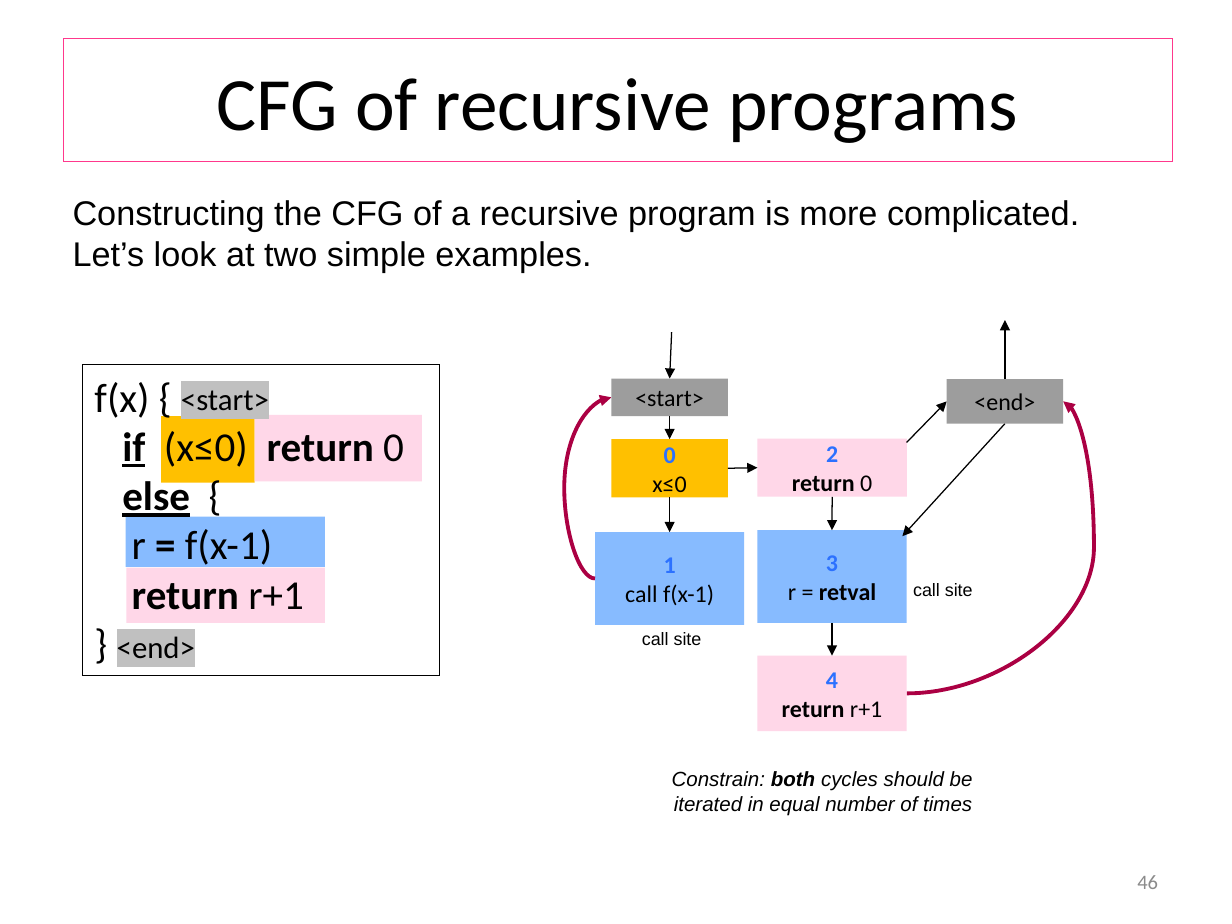
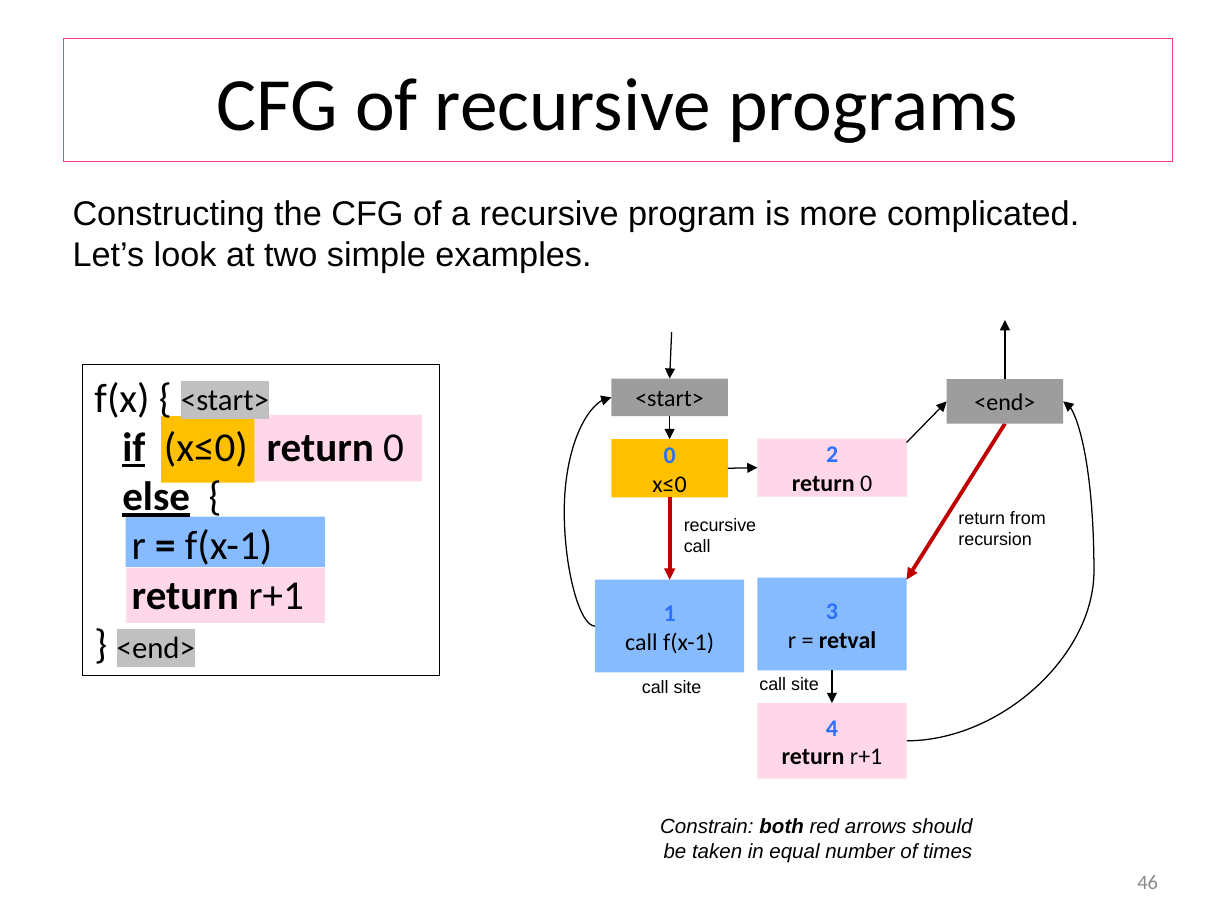
Before and after one commit to wooshrow/b3stv, a slide deck: slide 46 of slides/gbt.pptx. Drawn at 1232x924 pixels with LibreOffice and Linux fonts; fonts in the diff are those of the drawing. Boxes give left, top, right and bottom in pixels: in the first picture for what was removed or moved away, otherwise in the second. Text is boxed around its words. In the diff, an @@ line names an element or a change of style, - is before the commit and + after.

```diff
--- a/slides/gbt.pptx
+++ b/slides/gbt.pptx
@@ curved arrow moved from (595, 579) - (611, 398) to (595, 626) - (611, 398) @@
@@ curved arrow (595, 626) - (611, 398): stroke #AB0043 2.25 pt to #000000 0.75 pt @@
@@ curved arrow moved from (907, 694) - (1063, 402) to (907, 740) - (1063, 402) @@
@@ curved arrow (907, 740) - (1063, 402): stroke #AB0043 2.25 pt to #000000 0.75 pt @@
@@ arrow moved from (1005, 424) - (902, 536) to (1005, 424) - (907, 579) @@
@@ arrow (1005, 424) - (907, 579): stroke #000000 0.75 pt to #C00000 2.25 pt @@
@@ arrow moved from (670, 498) - (670, 532) to (670, 498) - (670, 580) @@
@@ arrow (670, 498) - (670, 580): stroke #000000 0.75 pt to #C00000 2.25 pt @@
@@ arrow removed from (833, 496) to (832, 530) @@
@@ text added at (684,518,756,552), 10.5 pt, text #000000 @@
+recursive call
@@ text added at (958,511,1046,545), 10.5 pt, text #000000 @@
+return from recursion
@@ 3 rectangles: place and size @@
-3 rectangles at (595,530,907,731)
+3 rectangles at (595,578,907,779)
@@ text "call site": place and size @@
-text "call site" at (642,632,702,645)
+text "call site" at (642,680,702,693)
@@ text "call site": place and size @@
-text "call site" at (913,583,973,596)
+text "call site" at (759,677,819,690)
@@ arrow moved from (832, 623) - (832, 655) to (832, 670) - (832, 703) @@
@@ text at (660,818,972,863): text changed @@
-Constrain: both cycles should be iterated in equal number of times
+Constrain: both red arrows should be taken in equal number of times
```
Also in this commit, not shown: 10 other slides changed, 1 slide removed, 3 other files.
